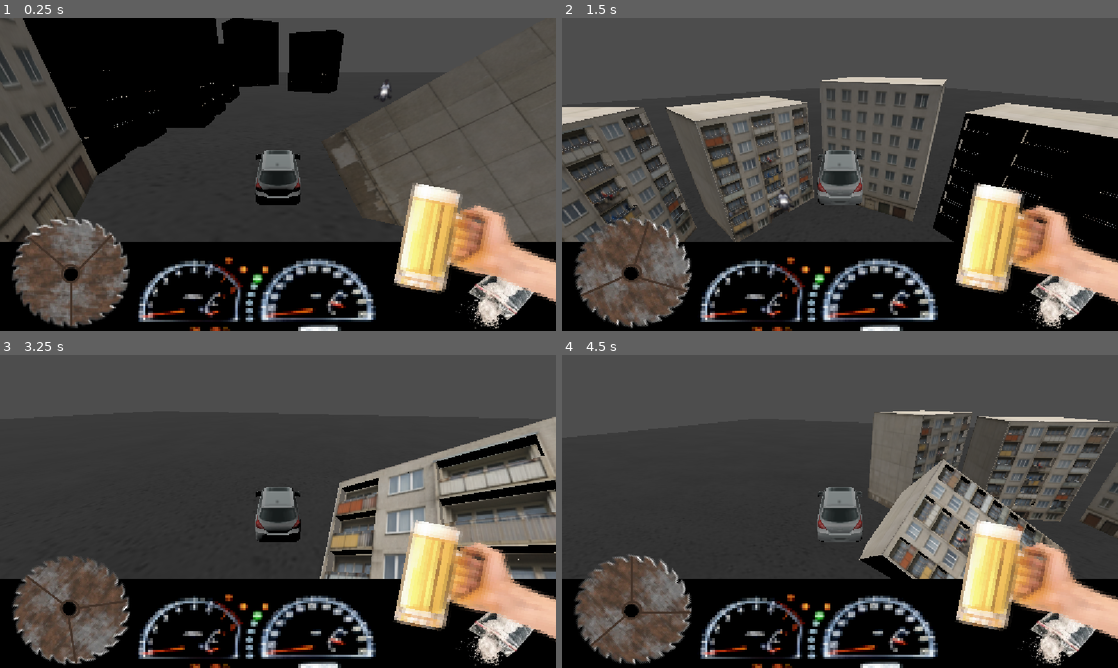
Above: before the commit, frames 1-4 (two rows, left to right).
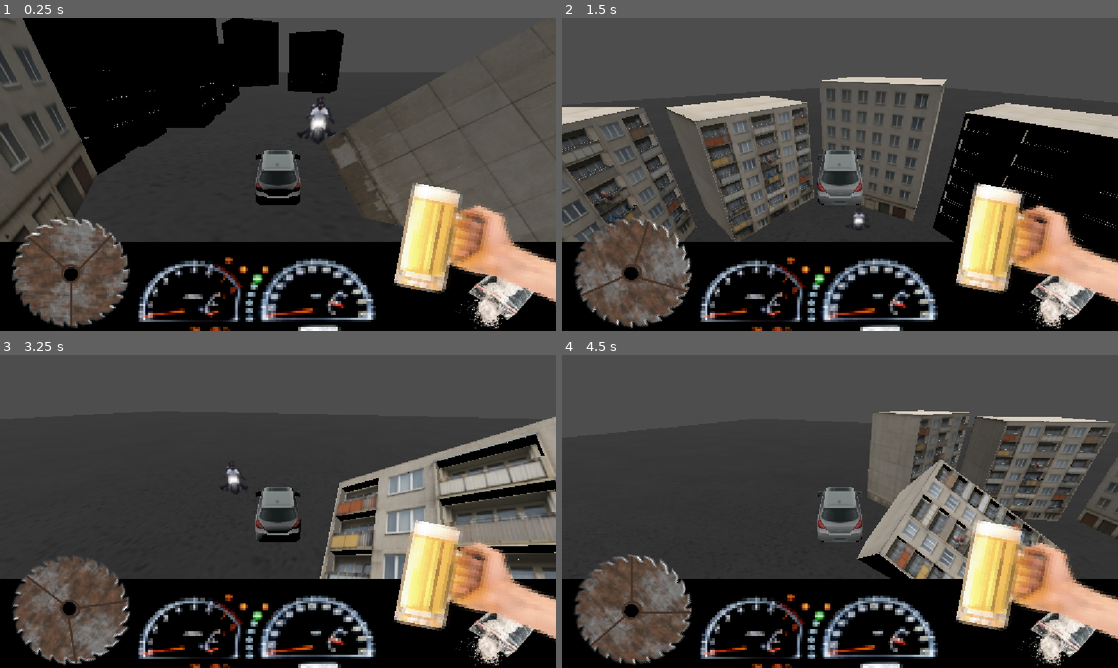
Above: after the commit, the same moments.

Repository: louwuu/Escape-from-Lenton
Game: Godot game, scene res://Scenes/main.tscn
Two runs of this game, one before a commit and one after it. Both use one fixed random seed, a clock stepped at 60 frames per second and the inputs below.
Inputs:
- Up to frame 1 (0.25 s): no input
- Up to frame 2 (1.5 s): tap Enter (ui_accept) at 0.5, 0.77 s; hold Right (ui_right) 0.53-1.28 s; hold Down (ui_down) from 1.28 s (still down)
- Up to frame 3 (3.25 s): tap Enter (ui_accept) at 1.52, 3.02 s; release Down (ui_down) at 2.03 s; hold Right (ui_right) 2.03-2.78 s; hold Up (ui_up) from 2.78 s (still down)
- Up to frame 4 (4.5 s): release Up (ui_up) at 3.53 s; hold Left (ui_left) from 3.53 s (still down); tap Enter (ui_accept) at 3.77 s

The runs differ from the first frame. In frame 1, 0.4% of the frame differs, in the area x 53-71%, y 20-41%; in frame 2, 0.2%; in frame 3, 0.1%; in frame 4, 4.8%, in the area x 53-100%, y 17-72%.

Commit message:
lentonian no longer flies

Diff:
--- a/escape-from-lenton/Scripts/lentonian.gd
+++ b/escape-from-lenton/Scripts/lentonian.gd
@@ -1,7 +1,7 @@
 extends CharacterBody3D
 
 
-const SPEED = 1
+const SPEED = 0.5
 const JUMP_VELOCITY = 4.5
 
 var velocity_max = 5
@@ -14,10 +14,8 @@
 	if not is_on_floor():
 		velocity += get_gravity() * delta
 
-	velocity += (player.position - position).normalized() * SPEED
-
-	if (velocity.y > 0) :
-		velocity.y = 0
+	velocity.x += (player.position.x - position.x) * SPEED
+	velocity.z += (player.position.z - position.z) * SPEED
 
 	#velocity.x = move_toward(velocity.x, 0, SPEED)
 	#velocity.z = move_toward(velocity.z, 0, SPEED)
